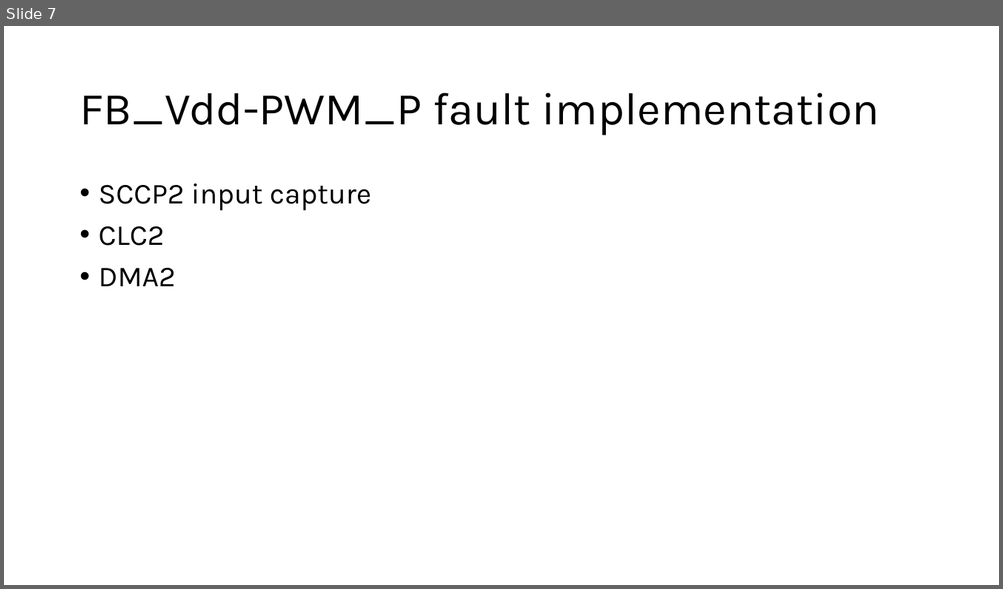
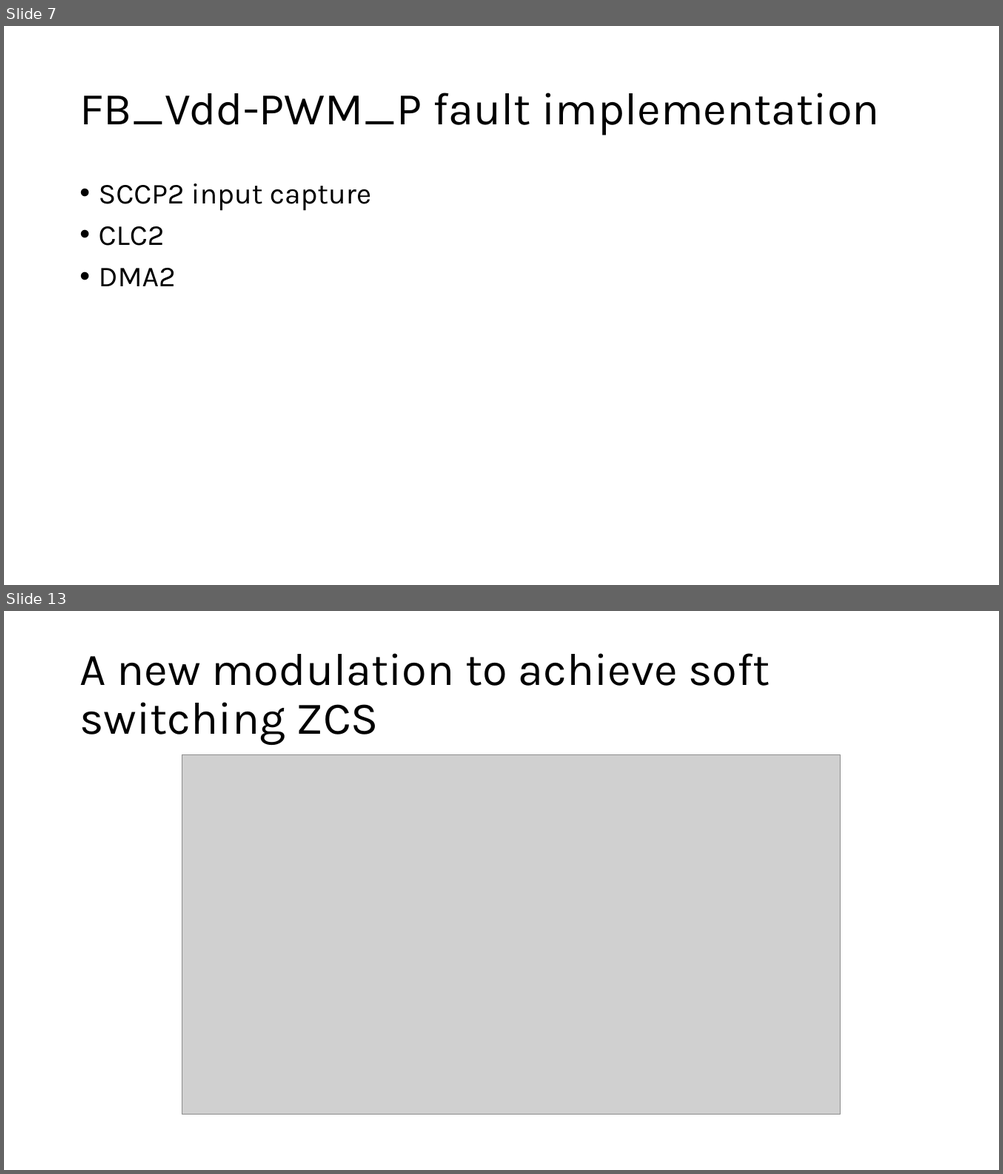
Before and after one commit to microchip-pic-avr-examples/dspic33ck-power-dcdc-dual-active-bridge-development-platform, a slide deck: dab_development.pptx. Shown one above the other, each under a label of ours: slide 7 before the commit, slides 7 and 13 after it; the slides between them are not shown. The pictures are 1003x589 and 1003x1174 pixels, drawn with LibreOffice and Linux fonts; fonts in the diff are those of the drawing; grey boxes stand for pictures. Boxes give left, top, right and bottom in pixels: in the first picture for what was removed or moved away, otherwise in the second. Text is boxed around its words. In the diff, an @@ line names an element or a change of style, - is before the commit and + after.

```diff
--- a/dab_development.pptx
+++ b/dab_development.pptx
@@ slide 13 added at [4,611,999,1170], background #FFFFFF @@
@@ title added at [79,653,770,745], 44 pt, text #000000 @@
+A new modulation to achieve soft switching ZCS
@@ picture added at [182,755,840,1116] @@
```
Also in this commit, not shown: 6 other slides added, 2 other files.
